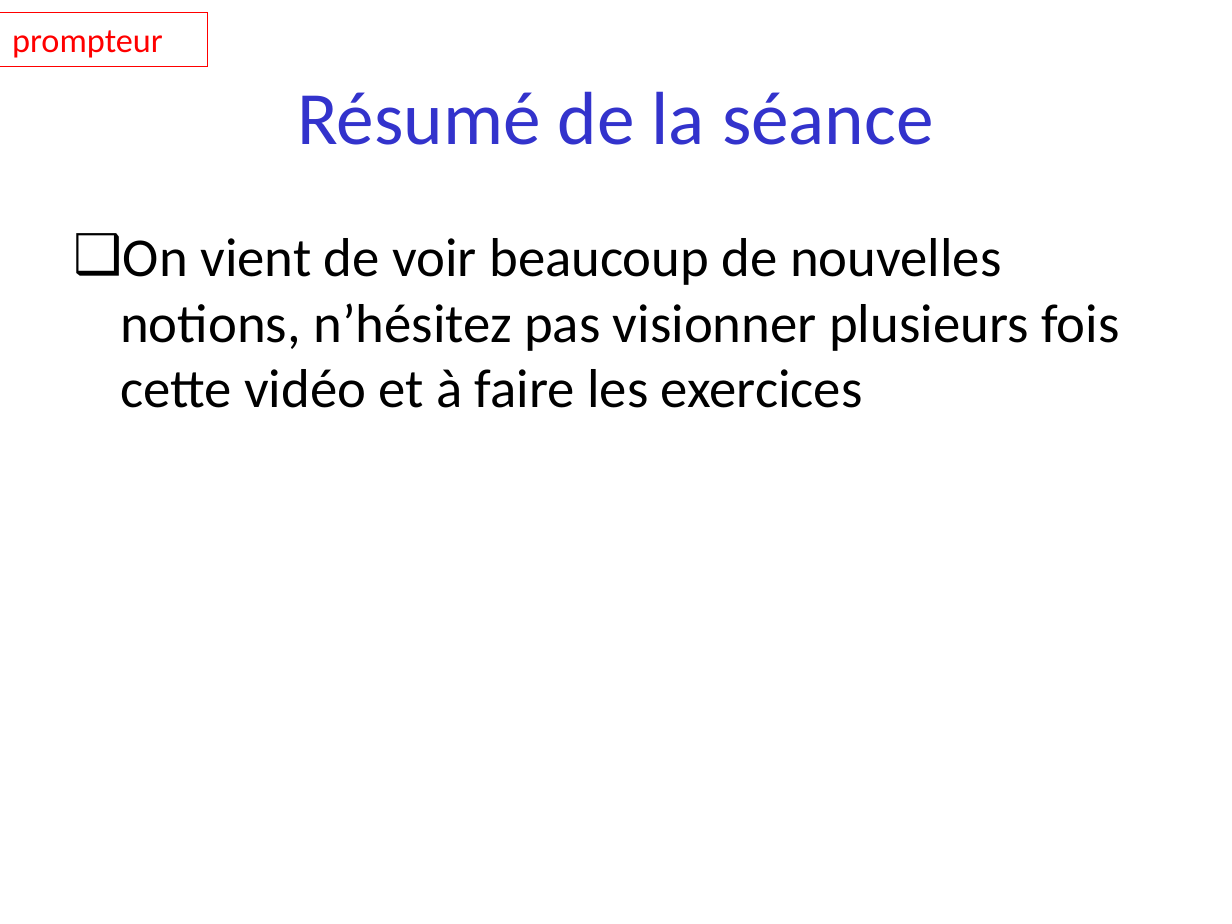
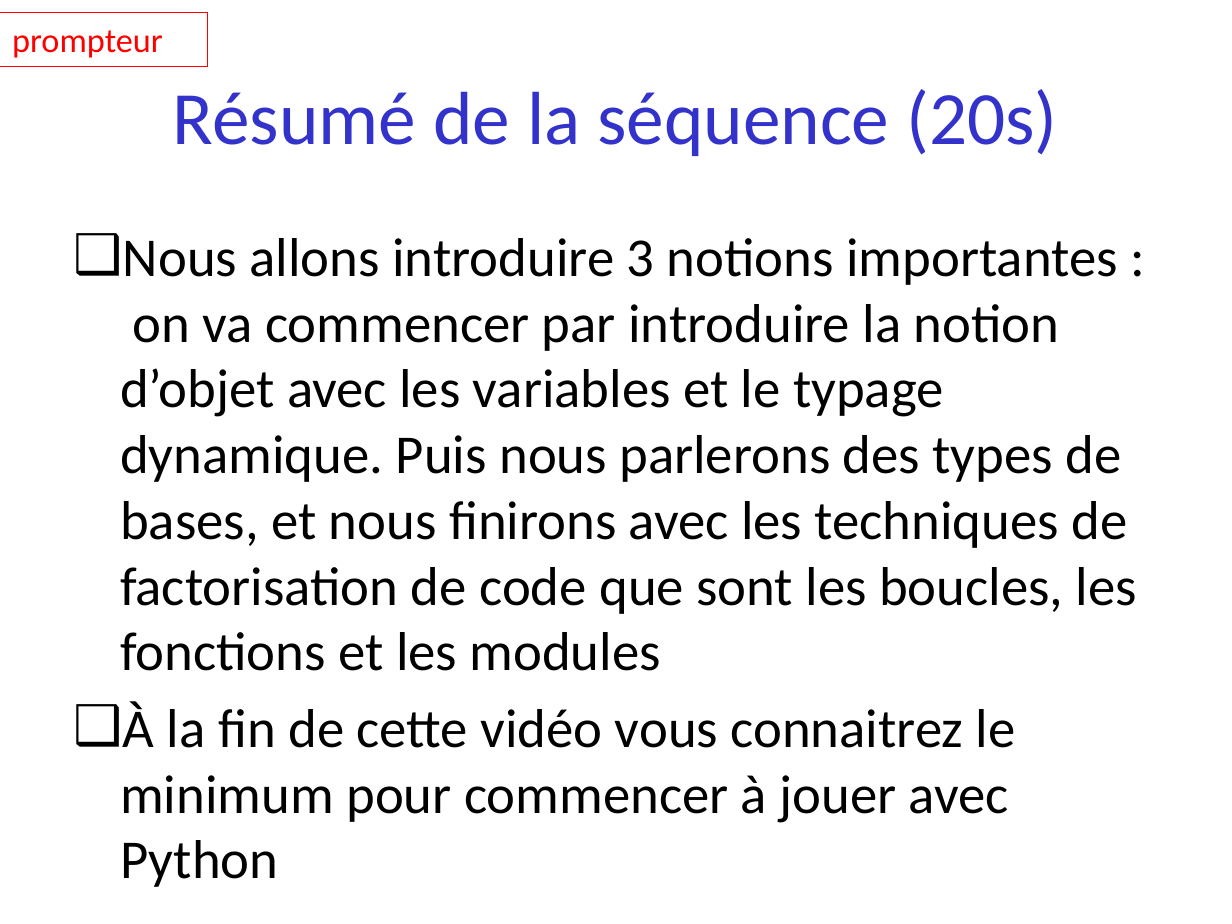
Before and after one commit to parmentelat/flotpython-archive, a slide deck: slide 3 of semaine2/semaine2-0.pptx (slide 9 before the commit). Drawn at 1232x924 pixels with LibreOffice and Linux fonts; fonts in the diff are those of the drawing. Boxes give left, top, right and bottom in pixels: in the first picture for what was removed or moved away, otherwise in the second. Text is boxed around its words. In the diff, an @@ line names an element or a change of style, - is before the commit and + after.

Commit message:
creation semaine 0bis pour l'introduction des notions de base nécessaire à l'écriture de petits programmes
semaine 0 : DONE
semaine 0bis : en cours

```diff
--- a/semaine2/semaine2-0.pptx
+++ b/semaine2/semaine2-0.pptx
@@ title at (173,89,1057,156): text changed @@
-Résumé de la séance
+Résumé de la séquence (20s)
@@ text at (120,238,1137,823): text changed @@
-❑ On vient de voir beaucoup de nouvelles notions, n’hésitez pas visionner plusieurs fois cette vidéo et à faire les exercices
+❑ Nous allons introduire 3 notions importantes : on va commencer par introduire la notion d’objet avec les variables et le typage dynamique. Puis nous parlerons des types de bases, et nous finirons avec les techniques de factorisation de code que sont les boucles, les fonctions et les modules
+❑ À la fin de cette vidéo vous connaitrez le minimum pour commencer à jouer avec Python
```
Also in this commit, not shown: 6 other slides changed, 5 slides added, 1 slide removed, 3 other files.
